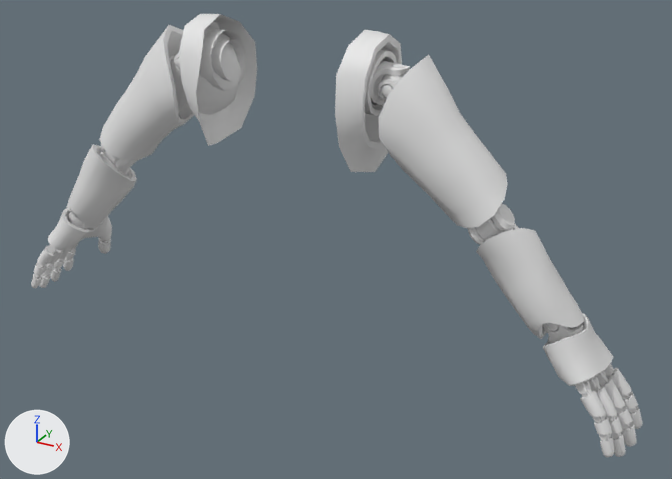
A saved change to the FBX model Assets/3Dmodels/3Dmodels_Bodies/3Dmodels_Bodies_WonderBodies/3Dmodels_Bodies_WonderBodies_Males/3Dmodel_Body_WonderBody_Male_Normal/3Dmodel_Body_WonderBody_Male_Normal_ArmsBoth.fbx.
Before and after are seen from a 50 mm camera at (0.863, -1.411, 1.792) aimed at (0.084, 0.006, 1.084). The lights are fixed; the arrows at lower left show +X, +Y and +Z. The older version comes first.

Script lines for the objects in view, before the commit:
```python
me_body_wonderbody_male_normal_armsboth = bpy.data.meshes.new('Body_WonderBody_Male_Normal_ArmsBoth')
me_body_wonderbody_male_normal_armsboth.from_pydata(...)  # 6030 vertices, 6598 faces; spans x -0.676..0.676, y -0.091..0.102, z 0.821..1.487
ob_body_wonderbody_male_normal_armsboth = bpy.data.objects.new('Body_WonderBody_Male_Normal_ArmsBoth', me_body_wonderbody_male_normal_armsboth)
ob_body_wonderbody_male_normal_armsboth.location = (0.0, 0.0, 0.0)
ob_body_wonderbody_male_normal_armsboth.rotation_euler = (0.0, 0.0, 3.142)  # degrees (0, 0, 180)
```
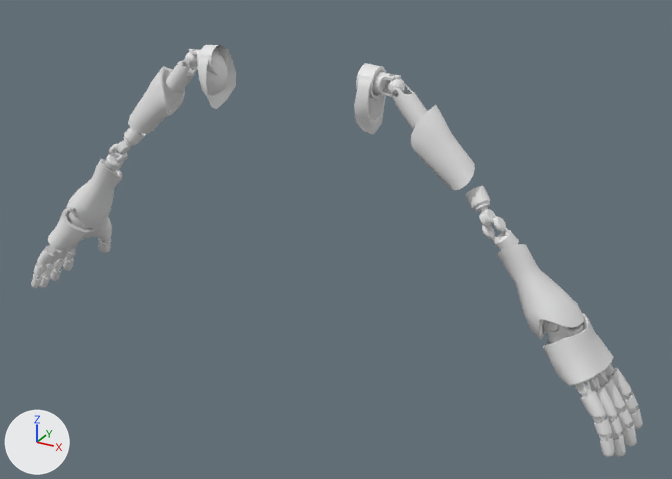
The newer file adds a shape key; the second version is drawn at full value of the shape key 'BlendShape_Sleeves_Default' of 'Body_WonderBody_Male_Normal_ArmsBoth', and the change is written as the vertex moves it makes.

Pixel boxes (x1, y1, x2, y2) of what changed, in the pictures (672 x 479 px; the box of a moved part takes in the faces that stretch with it):
'Body_WonderBody_Male_Normal_ArmsBoth', reshaped (7% shorter)
    before: (31, 14, 643, 457)
    after: (31, 45, 643, 457)
part 1 of me_body_wonderbody_male_normal_armsboth, moved or reshaped
    before: (365, 50, 397, 116)
    after: (356, 63, 386, 99)
part 2 of me_body_wonderbody_male_normal_armsboth, moved or reshaped
    before: (381, 63, 406, 98)
    after: (388, 75, 405, 97)
part 3 of me_body_wonderbody_male_normal_armsboth, moved or reshaped
    before: (371, 61, 410, 107)
    after: (372, 71, 396, 97)
part 4 of me_body_wonderbody_male_normal_armsboth, moved or reshaped (mostly hidden before)
    before: (378, 72, 407, 103)
    after: (391, 84, 427, 128)
part 5 of me_body_wonderbody_male_normal_armsboth, moved or reshaped
    before: (378, 55, 508, 228)
    after: (411, 105, 475, 190)
part 6 of me_body_wonderbody_male_normal_armsboth, moved or reshaped
    before: (468, 204, 520, 245)
    after: (482, 216, 519, 251)
part 7 of me_body_wonderbody_male_normal_armsboth, moved or reshaped
    before: (475, 218, 502, 241)
    after: (465, 186, 496, 227)
part 8 of me_body_wonderbody_male_normal_armsboth, moved or reshaped
    before: (199, 30, 246, 91)
    after: (198, 45, 229, 75)
part 9 of me_body_wonderbody_male_normal_armsboth, moved or reshaped (mostly hidden before)
    before: (176, 58, 180, 68)
    after: (184, 49, 198, 69)
part 10 of me_body_wonderbody_male_normal_armsboth, moved or reshaped
    before: (180, 40, 245, 81)
    after: (190, 49, 222, 70)
part 11 of me_body_wonderbody_male_normal_armsboth, moved or reshaped
    before: (169, 53, 187, 112)
    after: (166, 59, 196, 93)
part 12 of me_body_wonderbody_male_normal_armsboth, moved or reshaped
    before: (99, 25, 195, 161)
    after: (128, 66, 185, 134)
part 13 of me_body_wonderbody_male_normal_armsboth, moved or reshaped
    before: (99, 144, 136, 176)
    after: (104, 144, 128, 172)
part 14 of me_body_wonderbody_male_normal_armsboth, moved or reshaped (mostly hidden before)
    before: (105, 150, 119, 165)
    after: (116, 127, 146, 154)
part 15 of me_body_wonderbody_male_normal_armsboth, moved or reshaped
    before: (476, 228, 577, 336)
    after: (497, 244, 577, 336)
part 16 of me_body_wonderbody_male_normal_armsboth, moved or reshaped
    before: (66, 144, 137, 225)
    after: (66, 159, 123, 225)
part 17 of me_body_wonderbody_male_normal_armsboth, moved or reshaped
    before: (179, 14, 402, 172)
    after: (198, 46, 387, 135)

The change, as a list of edits to the scene's bpy script:
```text
Change me_body_wonderbody_male_normal_armsboth:
    used by ob_body_wonderbody_male_normal_armsboth; location = (0.0, 0.0, 0.0); rotation_euler = (0.0, 0.0, 3.142), in degrees (0, 0, 180)
    remove me_body_wonderbody_male_normal_armsboth.from_pydata(...)  # 6030 vertices, 6598 faces; spans x -0.676..0.676, y -0.091..0.102, z 0.821..1.487
    add me_body_wonderbody_male_normal_armsboth.from_pydata(...)  # 6030 vertices, 6598 faces; spans x -0.676..0.676, y -0.091..0.09, z 0.821..1.431
    me_body_wonderbody_male_normal_armsboth part 1: the loose piece of 65 vertices spanning x -0.191..-0.125, y -0.042..0.07, z 1.344..1.461 is scaled about its middle by 0.5, then moved by (-0.006, 0.0, 0.0)
    me_body_wonderbody_male_normal_armsboth part 2: the loose piece of 155 vertices spanning x -0.24..-0.183, y -0.024..0.052, z 1.36..1.437 is scaled about its middle by 0.5, then moved by (0.0, 0.0, 0.001)
    me_body_wonderbody_male_normal_armsboth part 3: the loose piece of 161 vertices spanning x -0.233..-0.117, y -0.024..0.052, z 1.359..1.444 is scaled about its middle by 0.5, then moved by (-0.01, 0.0, -0.001)
    me_body_wonderbody_male_normal_armsboth part 4: the loose piece of 161 vertices spanning x -0.322..-0.193, y -0.024..0.052, z 1.279..1.417 is scaled about its middle by 0.5, then moved by (0.017, 0.0, 0.018)
    me_body_wonderbody_male_normal_armsboth part 5: the loose piece of 129 vertices spanning x -0.423..-0.21, y -0.047..0.081, z 1.185..1.458 is scaled about its middle by 0.5, then moved by (0.007, 0.001, -0.012)
    me_body_wonderbody_male_normal_armsboth part 6: the loose piece of 174 vertices spanning x -0.482..-0.36, y -0.021..0.059, z 1.104..1.231 is scaled about its middle by 0.5, then moved by (0.006, 0.005, 0.007)
    me_body_wonderbody_male_normal_armsboth part 7: the loose piece of 112 vertices spanning x -0.427..-0.309, y -0.033..0.059, z 1.164..1.291 is scaled about its middle by 0.5, then moved by (-0.008, 0.006, -0.009)
    me_body_wonderbody_male_normal_armsboth part 8: the loose piece of 65 vertices spanning x 0.125..0.191, y -0.042..0.07, z 1.344..1.461 is scaled about its middle by 0.5, then moved by (0.006, 0.0, 0.0)
    me_body_wonderbody_male_normal_armsboth part 9: the loose piece of 155 vertices spanning x 0.183..0.24, y -0.024..0.052, z 1.36..1.437 is scaled about its middle by 0.5, then moved by (0.0, 0.0, 0.001)
    me_body_wonderbody_male_normal_armsboth part 10: the loose piece of 161 vertices spanning x 0.117..0.233, y -0.024..0.052, z 1.359..1.444 is scaled about its middle by 0.5, then moved by (0.01, 0.0, -0.001)
    me_body_wonderbody_male_normal_armsboth part 11: the loose piece of 161 vertices spanning x 0.193..0.322, y -0.024..0.052, z 1.279..1.417 is scaled about its middle by 0.5, then moved by (-0.017, 0.0, 0.018)
    me_body_wonderbody_male_normal_armsboth part 12: the loose piece of 129 vertices spanning x 0.21..0.423, y -0.047..0.081, z 1.185..1.458 is scaled about its middle by 0.5, then moved by (-0.007, 0.001, -0.012)
    me_body_wonderbody_male_normal_armsboth part 13: the loose piece of 174 vertices spanning x 0.36..0.482, y -0.021..0.059, z 1.104..1.231 is scaled about its middle by 0.5, then moved by (-0.006, 0.005, 0.007)
    me_body_wonderbody_male_normal_armsboth part 14: the loose piece of 112 vertices spanning x 0.309..0.427, y -0.033..0.059, z 1.164..1.291 is scaled about its middle by 0.5, then moved by (0.008, 0.006, -0.009)
    me_body_wonderbody_male_normal_armsboth part 15: 202 of 6030 vertices moved; they spanned x -0.542..-0.381, y -0.041..0.075, z 1.028..1.203 and now span x -0.541..-0.413, y -0.035..0.066, z 1.029..1.169; mean shift (0.004, 0.001, 0.005); largest move (-0.469, -0.038, 1.064) -> (-0.457, -0.008, 1.099)
    me_body_wonderbody_male_normal_armsboth part 16: 202 of 6030 vertices moved; they spanned x 0.381..0.542, y -0.041..0.075, z 1.028..1.203 and now span x 0.413..0.541, y -0.035..0.066, z 1.029..1.169; mean shift (-0.004, 0.001, 0.005); largest move (0.469, -0.038, 1.064) -> (0.457, -0.008, 1.099)
    me_body_wonderbody_male_normal_armsboth part 17: 122 of 6030 vertices moved; they spanned x -0.193..0.193, y -0.091..0.102, z 1.238..1.487 and now span x -0.178..0.178, y -0.041..0.056, z 1.307..1.429; mean shift (0.0, 0.0, -0.001); largest move (-0.162, -0.064, 1.251) -> (-0.166, -0.024, 1.317)
```
